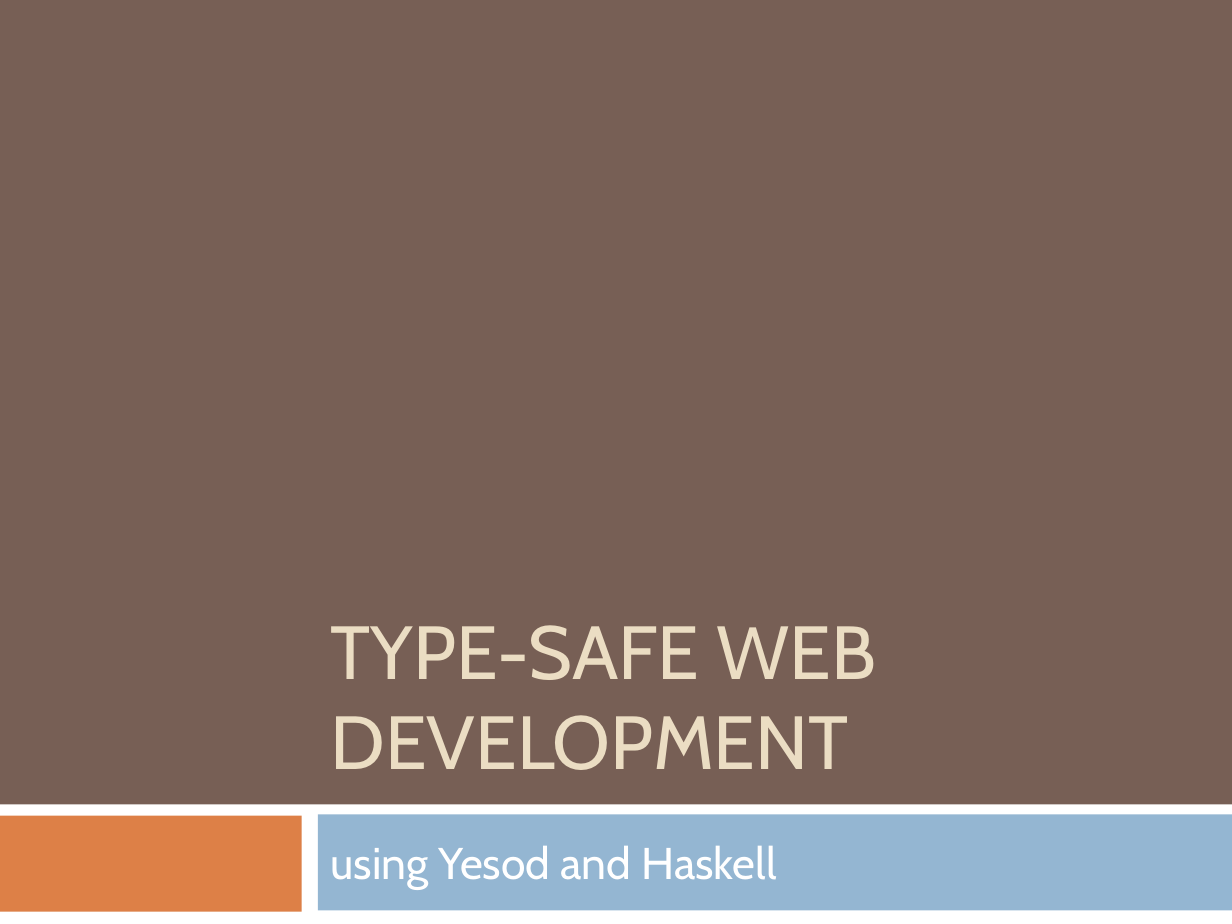
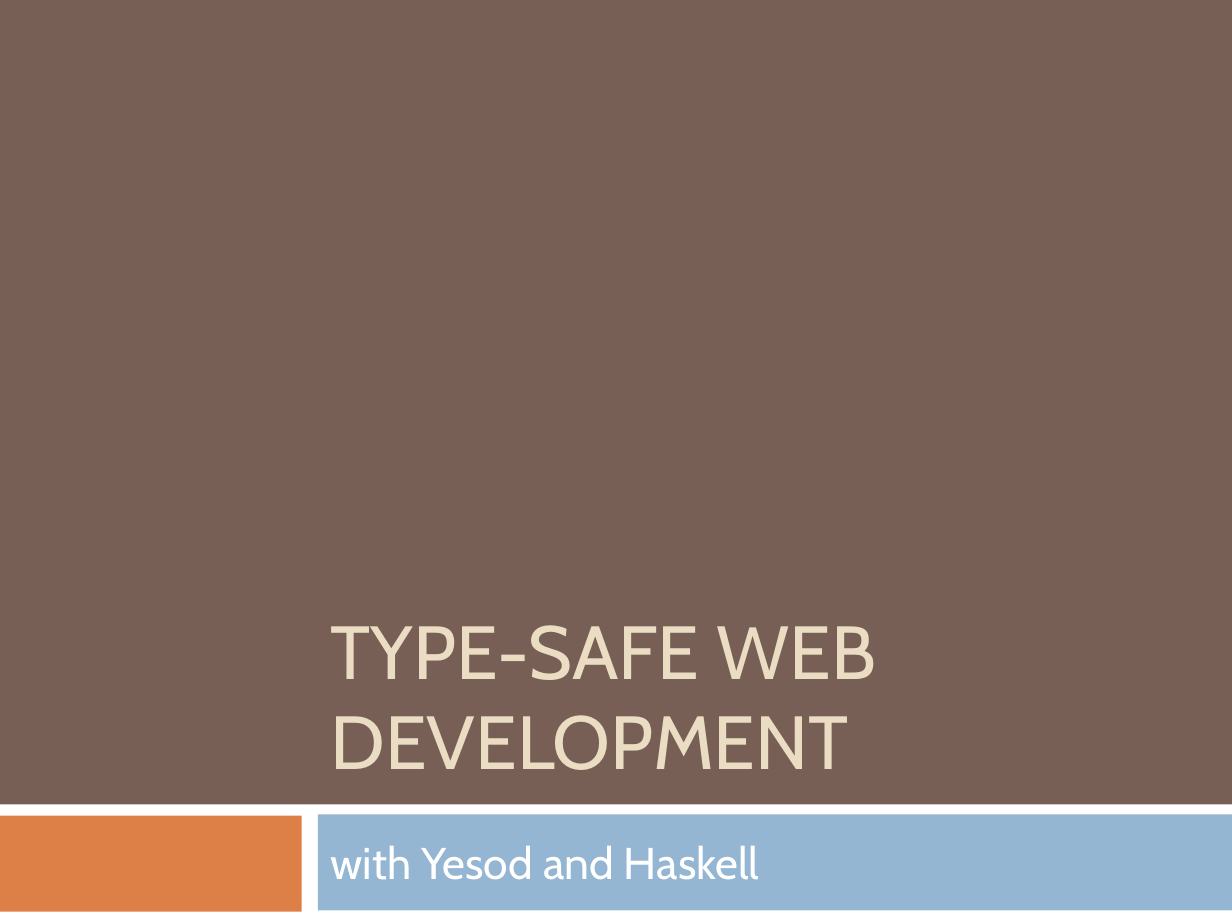
Before and after one commit to benkolera/talk-yesod, a slide deck: slide 1 of TypeSafeWebDevWithYesodAndHaskell.pptx. Drawn at 1232x924 pixels with LibreOffice and Linux fonts; fonts in the diff are those of the drawing. Boxes give left, top, right and bottom in pixels: in the first picture for what was removed or moved away, otherwise in the second. Text is boxed around its words. In the diff, an @@ line names an element or a change of style, - is before the commit and + after.

```diff
--- a/TypeSafeWebDevWithYesodAndHaskell.pptx
+++ b/TypeSafeWebDevWithYesodAndHaskell.pptx
@@ subtitle at [330, 846, 759, 880]: text changed @@
-using Yesod and Haskell
+with Yesod and Haskell
```
Also in this commit, not shown: 1 other slide changed, 12 slides added, 2 other files.
